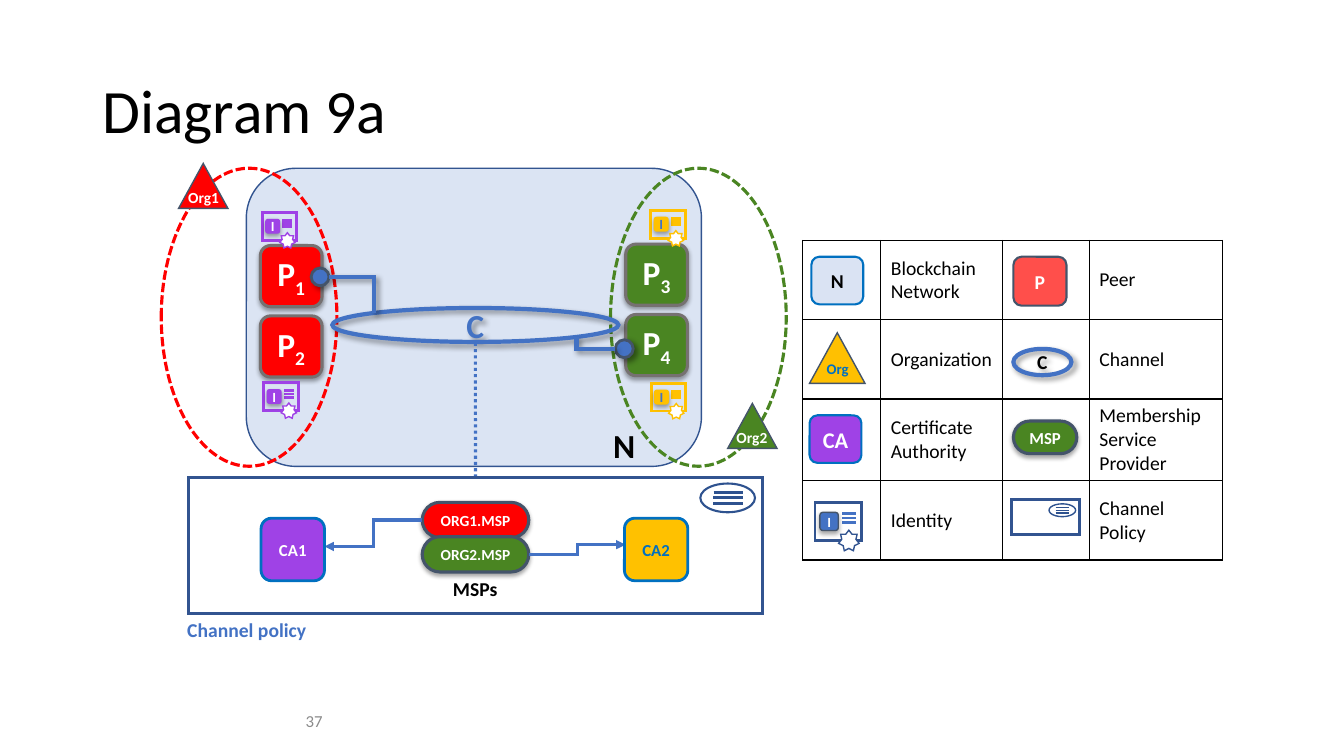
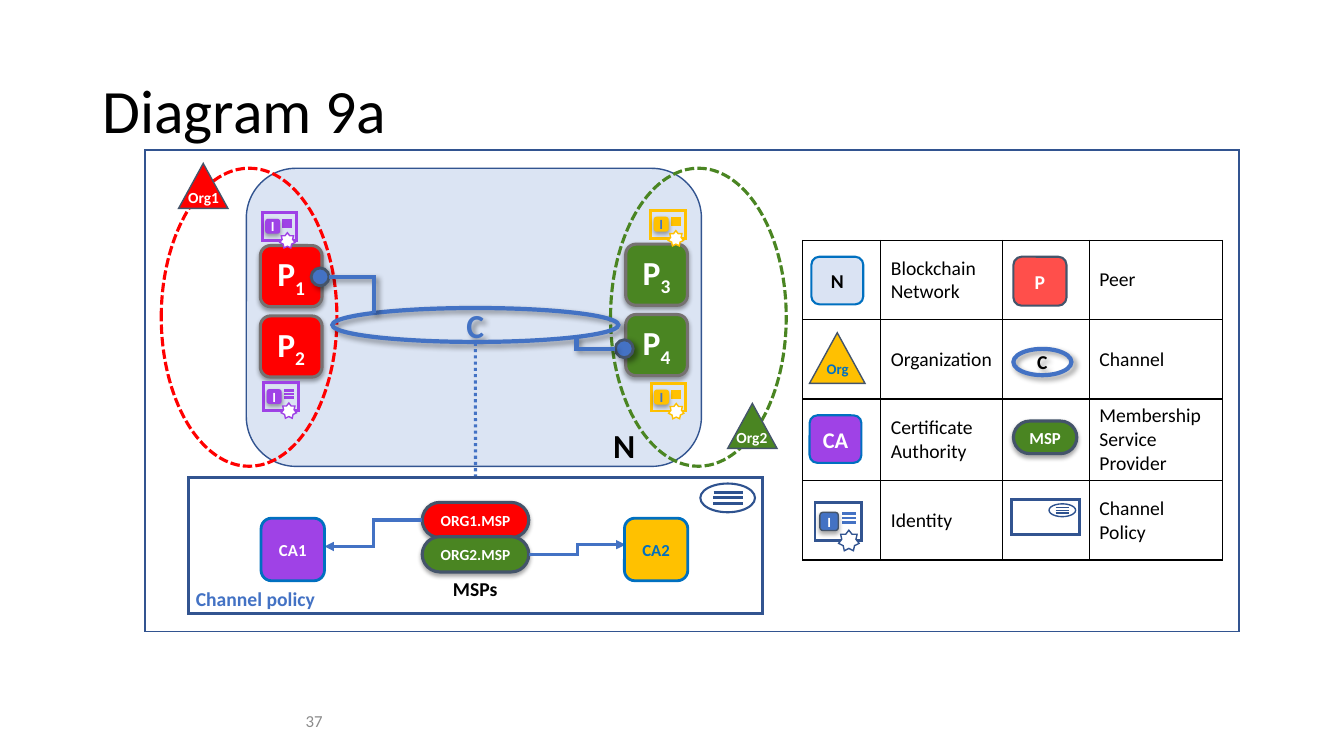
Before and after one commit to FabricTOC/FabricTOC, a slide deck: slide 37 of docs/OtherSourceMaterial/Diagrams.pptx. Drawn at 1344x756 pixels with LibreOffice and Linux fonts; fonts in the diff are those of the drawing. Boxes give left, top, right and bottom in pixels: in the first picture for what was removed or moved away, otherwise in the second. Text is boxed around its words. In the diff, an @@ line names an element or a change of style, - is before the commit and + after.

```diff
--- a/docs/OtherSourceMaterial/Diagrams.pptx
+++ b/docs/OtherSourceMaterial/Diagrams.pptx
@@ rectangle added at [145,150,1239,632], outline #325491 1 pt @@
@@ text "Channel policy": place and size @@
-text "Channel policy" at [187,623,306,640]
+text "Channel policy" at [196,592,315,609]
```
Also in this commit, not shown: 9 other slides changed, 10 other files.
